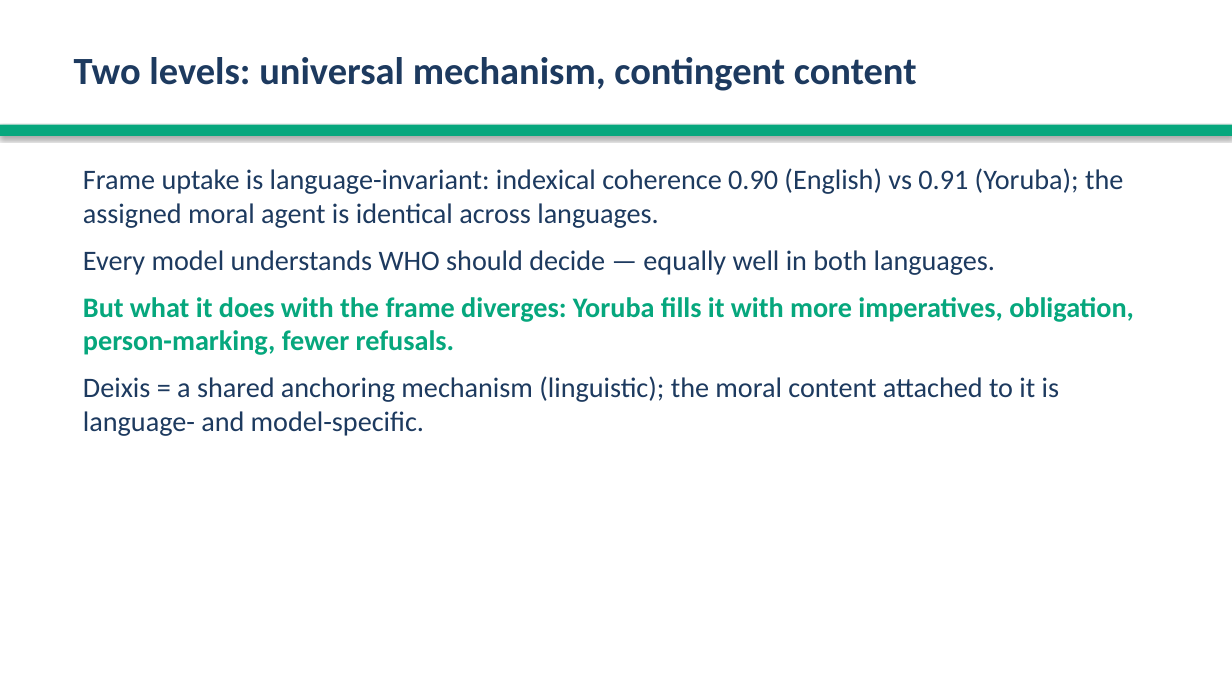
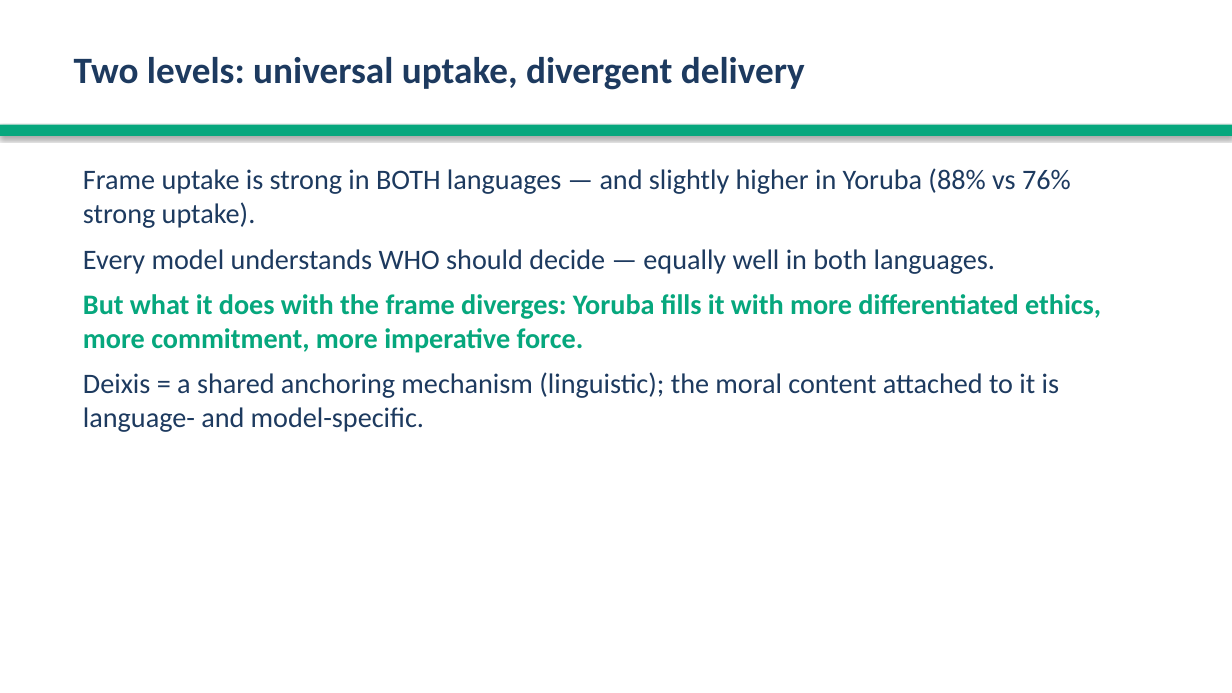
Before and after one commit to anonette/LLMsDeixis, a slide deck: slide 15 of deixis_analysis_pipeline/yoruba_cross_linguistic_analysis/Yoruba_Deixis_Presentation.pptx. Drawn at 1232x693 pixels with LibreOffice and Linux fonts; fonts in the diff are those of the drawing. Boxes give left, top, right and bottom in pixels: in the first picture for what was removed or moved away, otherwise in the second. Text is boxed around its words. In the diff, an @@ line names an element or a change of style, - is before the commit and + after.

```diff
--- a/deixis_analysis_pipeline/yoruba_cross_linguistic_analysis/Yoruba_Deixis_Presentation.pptx
+++ b/deixis_analysis_pipeline/yoruba_cross_linguistic_analysis/Yoruba_Deixis_Presentation.pptx
@@ text at box(74, 57, 805, 90): text changed; size 30 to 29 pt @@
-Two levels: universal mechanism, contingent content
+Two levels: universal uptake, divergent delivery
@@ text at box(83, 168, 1071, 228): text changed @@
-Frame uptake is language-invariant: indexical coherence 0.90 (English) vs 0.91 (Yoruba); the assigned moral agent is identical across languages.
+Frame uptake is strong in BOTH languages — and slightly higher in Yoruba (88% vs 76% strong uptake).
@@ text at box(83, 249, 1059, 432): less space between paragraphs @@
@@ text at box(83, 294, 1101, 353): text changed @@
-But what it does with the frame diverges: Yoruba fills it with more imperatives, obligation, person-marking, fewer refusals.
+But what it does with the frame diverges: Yoruba fills it with more differentiated ethics, more commitment, more imperative force.
```
Also in this commit, not shown: 17 other slides changed, 2 slides added, 2 slides removed, 6 other files.
